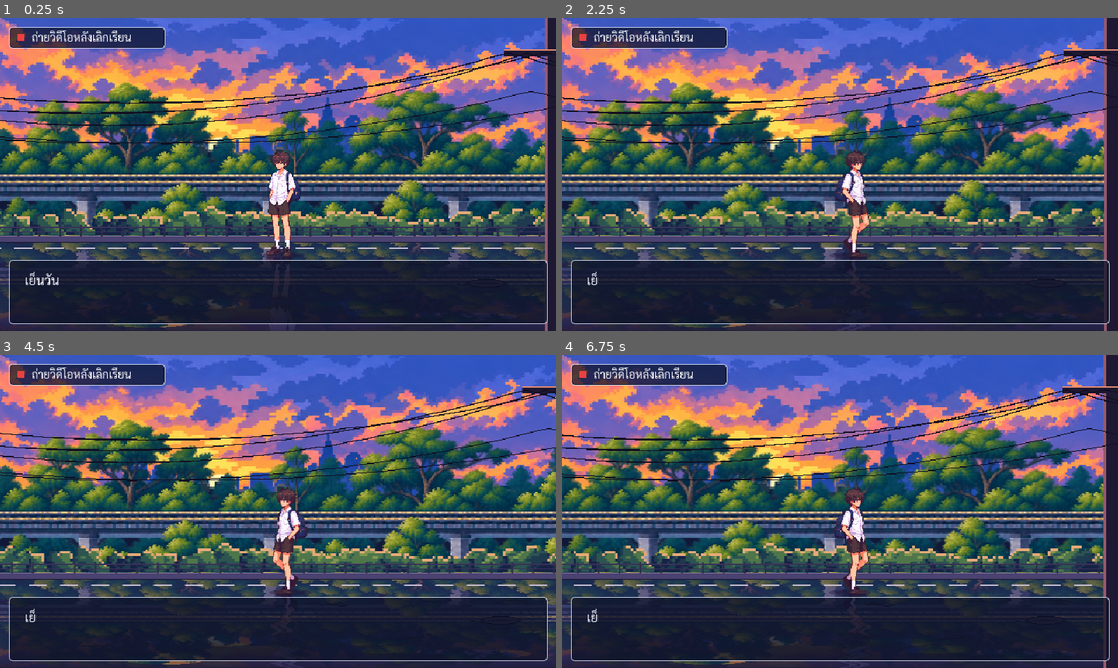
Above: before the commit, frames 1-4 (two rows, left to right).
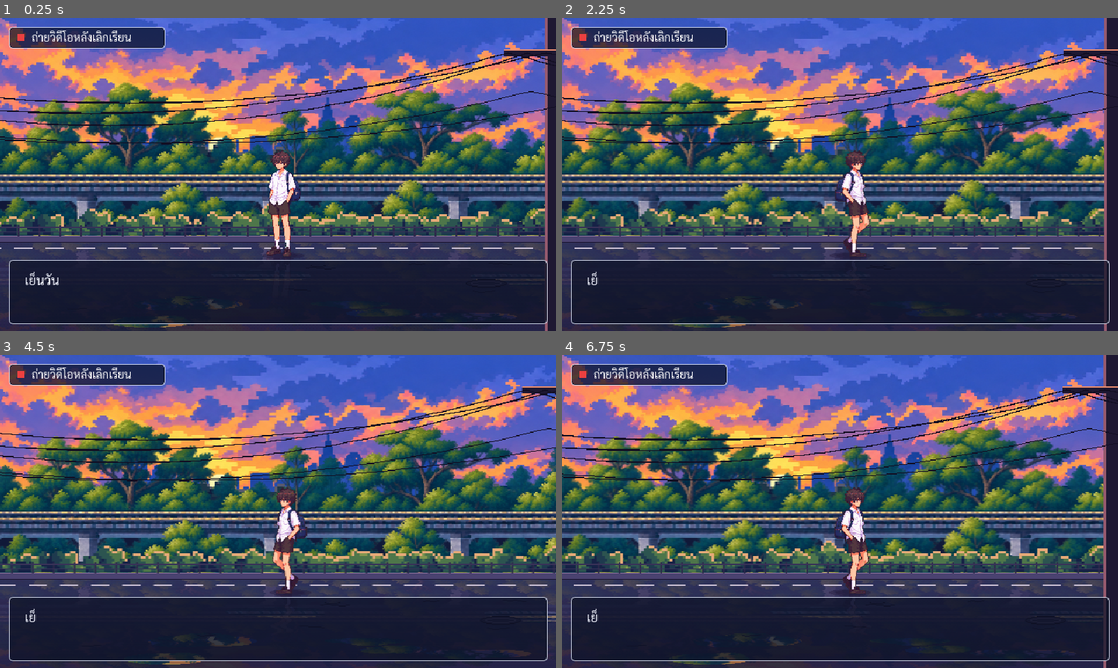
Above: after the commit, the same moments.

Repository: nerfmez/Story-game
Game: Godot game, scene res://scenes/main.tscn
Same seed, same stepped clock (60 frames per second), same inputs: the game is played once before the commit and once after it.
Inputs (mouse positions are in pixels of both pictures, inside the frame that each line leads up to):
- Up to frame 1 (0.25 s): no input
- Up to frame 2 (2.25 s): tap Enter (ui_accept) at 0.5, 0.77, 1.52 s; move the mouse to (962, 158) at 0.52 s; hold Right (ui_right) 0.53-1.28 s; tap Tab at 0.6, 1.35, 2.1 s; click (962, 158) at 0.67 s; move the mouse to (728, 190) at 1.27 s; hold Left (ui_left) 1.28-2.03 s; move the mouse to (895, 105) at 2.02 s; hold Right (ui_right) from 2.03 s (still down)
- Up to frame 3 (4.5 s): move the mouse to (250, 574) at 2.77 s; tap Tab at 2.85, 3.6, 4.35 s; click (250, 574) at 2.92 s; tap Enter (ui_accept) at 3.02, 3.77 s; move the mouse to (444, 558) at 3.52 s; release Right (ui_right) at 3.53 s; hold Left (ui_left) from 3.53 s (still down); move the mouse to (111, 464) at 4.27 s
- Up to frame 4 (6.75 s): tap Enter (ui_accept) at 4.52, 6.02 s; move the mouse to (867, 511) at 5.02 s; tap Tab at 5.1, 5.85, 6.6 s; click (867, 511) at 5.17 s; move the mouse to (756, 433) at 5.77 s; release Left (ui_left) at 5.78 s; hold Right (ui_right) from 5.78 s (still down); move the mouse to (962, 495) at 6.52 s

The runs differ from the first frame. In frame 1, 4.1% of the frame differs, in the area x 0-98%, y 59-86%; in frame 2, 4.1%; in frame 3, 4.2%, in the area x 0-100%, y 60-91%; in frame 4, 4.1%.

Commit message:
Skytrain-style train livery; road reflects mainly in puddles
- make_train(): light grey roof, red line under it, white upper body
  with a black glass window band, royal-blue lower body, black cab faces
  outlined in red, head/tail lights (no logos).
- Road: damp asphalt with only a faint sheen (slightly more toward the
  far edge); strong reflections only in the puddles. Hero and train
  reflections fainter to match.

Co-Authored-By: Claude Opus 5.5 <noreply@anthropic.com>
Claude-Session: https://claude.ai/code/session_011NAKRUA9btL4iodwTEM3Dh

Diff:
--- a/scenes/main.tscn
+++ b/scenes/main.tscn
@@ -30,8 +30,8 @@
 shader = ExtResource("15_water")
 shader_parameter/wobble = 0.012
 shader_parameter/speed = 2.5
-shader_parameter/tint = Color(0.62, 0.56, 0.82, 0.7)
-shader_parameter/fade_length = 0.85
+shader_parameter/tint = Color(0.62, 0.56, 0.82, 0.32)
+shader_parameter/fade_length = 0.6
 
 [sub_resource type="StyleBoxFlat" id="StyleBoxFlat_mission"]
 content_margin_left = 10.0
@@ -142,7 +142,7 @@
 scroll_scale = Vector2(0.12, 0.12)
 
 [node name="TrainReflection" type="Sprite2D" parent="TrainReflectionLayer" node_paths=PackedStringArray("target")]
-modulate = Color(0.62, 0.55, 0.78, 0.75)
+modulate = Color(0.62, 0.55, 0.78, 0.35)
 position = Vector2(-700, 301)
 scale = Vector2(1, 0.625)
 texture = ExtResource("7_train")
Binary file changed: assets/bg/sunset/road.png
Binary file changed: assets/bg/sunset/train.png
Binary file changed: docs/walk.gif
Not shown, changed: README.md
Not shown, changed: tools/compose_sunset_scene.py
